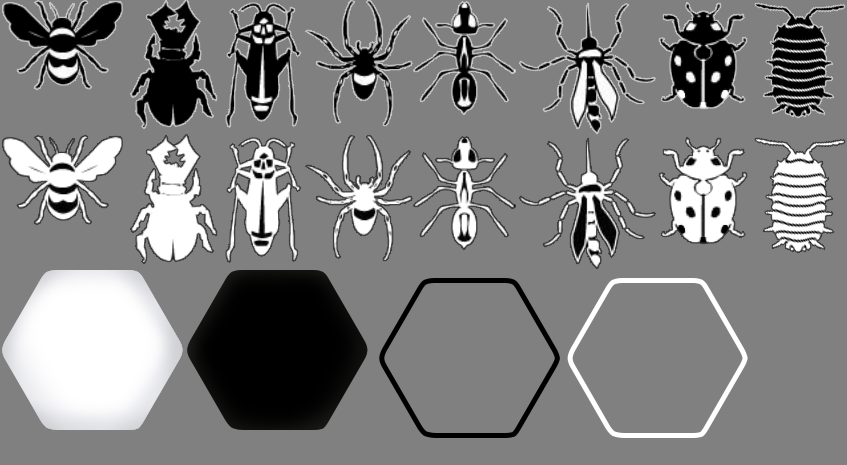
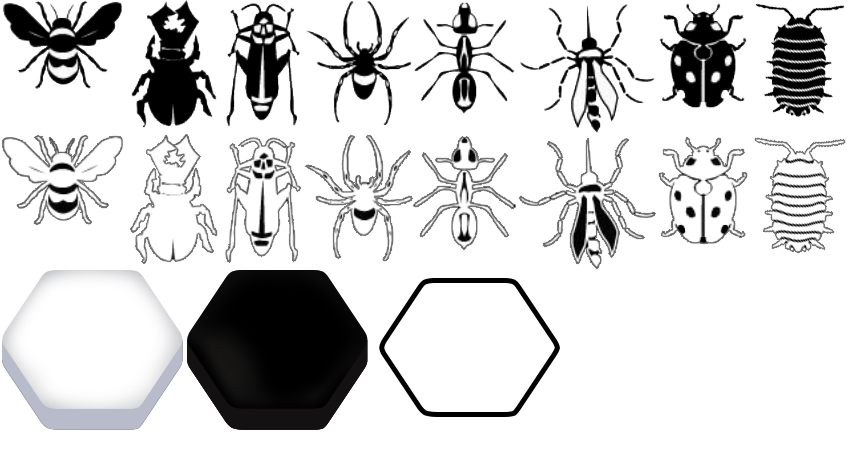
Comparing the layer stacks of the two 847x465 images. Changes:
renamed "White Hexagon Gradients" to "OLD White Hexagon Gradients", hid it over [2, 270, 183, 430]
added layer "White Hexagon Gradients" (1st of 2, in "Hive Carbon Isometric" › "Merged") (70%) in group "Merged" over [2, 270, 183, 409]
painted on "White Hexagon" (1st of 4, in "Hive Carbon Isometric" › "Merged") over [2, 270, 183, 430]
added layer "White Verticals Gradients" in group "Merged" over [2, 291, 183, 430]
added layer "White Verticals" (1st of 2, in "Hive Carbon Isometric" › "Merged") in group "Merged" over [2, 291, 183, 430]
renamed "Black Hexagon Gradients" to "OLD Black Hexagon Gradients", hid it over [187, 270, 368, 430]
added layer "Black Hexagon Gradients" (1st of 2, in "Hive Carbon Isometric" › "Merged") (70%) in group "Merged" over [187, 270, 368, 409]
painted on "Black Hexagon" (1st of 4, in "Hive Carbon Isometric" › "Merged") over [187, 270, 368, 430]
added layer "Black Verticals Gradients" in group "Merged" over [187, 291, 368, 430]
added layer "Black Verticals" (1st of 2, in "Hive Carbon Isometric" › "Merged") in group "Merged" over [187, 291, 368, 430]
painted on "Black Line" (1st of 4, in "Hive Carbon Isometric" › "Merged") over [379, 278, 560, 438]
painted on "White Line" (1st of 4, in "Hive Carbon Isometric" › "Merged") over [567, 278, 748, 438]
hid group "Background" (3 layers) over [0, 0, 847, 465]
